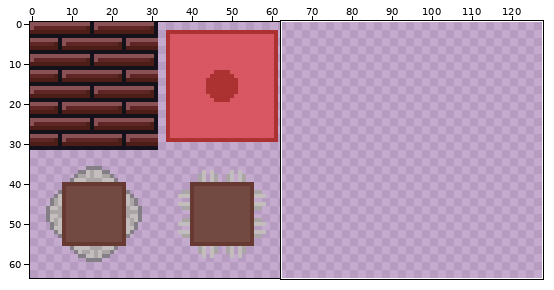
A pixel-art file gets an edit: Graphics/Tiles/brickwall.aseprite. The first picture is a wide view before the edit; the outline marks the close-up.
Close-up. As it was:
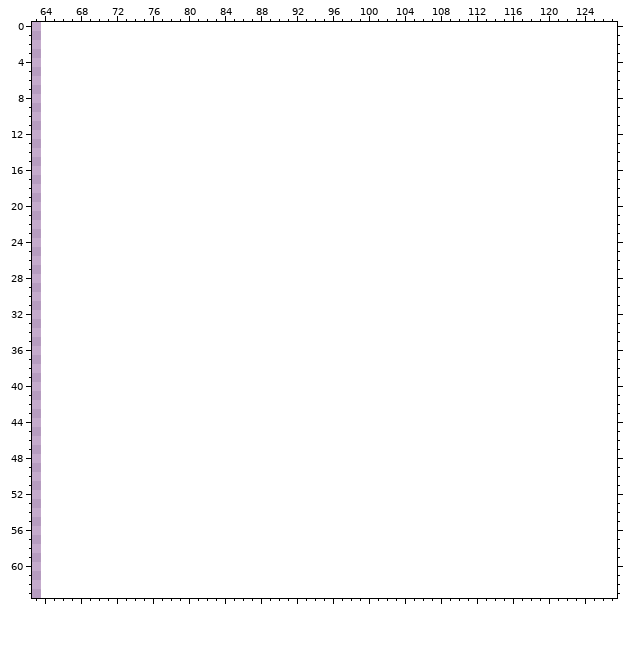
64x64 pixels, 1 frame. Shown: x 63..127, y 0..63. The old version is drawn lined up with the new one, on the new canvas.
New version:
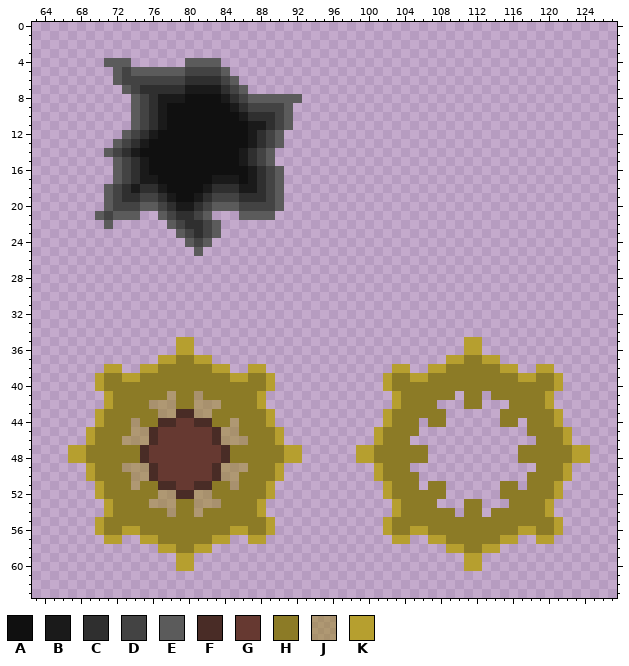
Palette (. is transparent): A #101010  B #1a1a1a  C #2f2f2f  D #434343  E #5b5b5b  F #492c26  G #663931  H #8c7b26  J #9c882688  K #b69f2f
From old to new:
canvas 64x64 -> 128x64
Changed rows in their new state; - is an unchanged pixel.
first column x 70:
 4 -EEE------EEEE---------
 5 --EDEEEEEEDDDDE--------
 6 --EDDDDDDDCCCCDE-------
 7 ---EDCCCCCBBBBCDE------
 8 ----EDCBBBAAAABCDEEEEEE
 9 ----EDCBAAAAAAABCDDDDE-
10 ----EDCBAAAAAAAABCCCDE-
11 ----EDCBAAAAAAAAABBCDE-
12 ---EDCBAAAAAAAAAABCDE--
13 --EDCBAAAAAAAAAAABCDE--
14 -EDCBAAAAAAAAAAABCDE---
15 --EDCBAAAAAAAAAABCDE---
16 --EDCBAAAAAAAAAAABCDE--
17 --EDCBBAAAAAABBBABCDE--
18 -EDCBCCBAAAABCCCBBCDE--
19 -EDCCDDCBAABCDDDCCCDE--
20 -EDDDEEDCBBCDEEEDDDDE--
21 EDEEE--EDCCDE---EEEE---
22 -E------EDCCDE---------
23 ---------EDCDE---------
24 ----------EDE----------
25 -----------E-----------
first column x 67:
35 ------------KK------------------------------KK------------
36 ------------KK------------------------------KK------------
37 ----------KKHHKK--------------------------KKHHKK----------
38 ----KK--KKHHHHHHKK--KK--------------KK--KKHHHHHHKK--KK----
39 ---KHHKKHHHHHHHHHHKKHHK------------KHHKKHHHHHHHHHHKKHHK---
40 ---KHHHHHHHHHHHHHHHHHHK------------KHHHHHHHHHHHHHHHHHHK---
41 ----KHHHHHHJHHJHHHHHHK--------------KHHHHHH-HH-HHHHHHK----
42 ----KHHHHJJJHHJJJHHHHK--------------KHHHH---HH---HHHHK----
43 ---KHHHHHHJJFFJJHHHHHHK------------KHHHHHH------HHHHHHK---
44 ---KHHHJHHFFGGFFHHJHHHK------------KHHH-HH------HH-HHHK---
45 --KHHHHJJFGGGGGGFJJHHHHK----------KHHHH------------HHHHK--
46 --KHHHJJJFGGGGGGFJJJHHHK----------KHHH--------------HHHK--
47 KKHHHHHHFGGGGGGGGFHHHHHHKK------KKHHHHHH----------HHHHHHKK
48 KKHHHHHHFGGGGGGGGFHHHHHHKK------KKHHHHHH----------HHHHHHKK
49 --KHHHJJJFGGGGGGFJJJHHHK----------KHHH--------------HHHK--
50 --KHHHHJJFGGGGGGFJJHHHHK----------KHHHH------------HHHHK--
51 ---KHHHJHHFFGGFFHHJHHHK------------KHHH-HH------HH-HHHK---
52 ---KHHHHHHJJFFJJHHHHHHK------------KHHHHHH------HHHHHHK---
53 ----KHHHHJJJHHJJJHHHHK--------------KHHHH---HH---HHHHK----
54 ----KHHHHHHJHHJHHHHHHK--------------KHHHHHH-HH-HHHHHHK----
55 ---KHHHHHHHHHHHHHHHHHHK------------KHHHHHHHHHHHHHHHHHHK---
56 ---KHHKKHHHHHHHHHHKKHHK------------KHHKKHHHHHHHHHHKKHHK---
57 ----KK--KKHHHHHHKK--KK--------------KK--KKHHHHHHKK--KK----
58 ----------KKHHKK--------------------------KKHHKK----------
59 ------------KK------------------------------KK------------
60 ------------KK------------------------------KK------------
